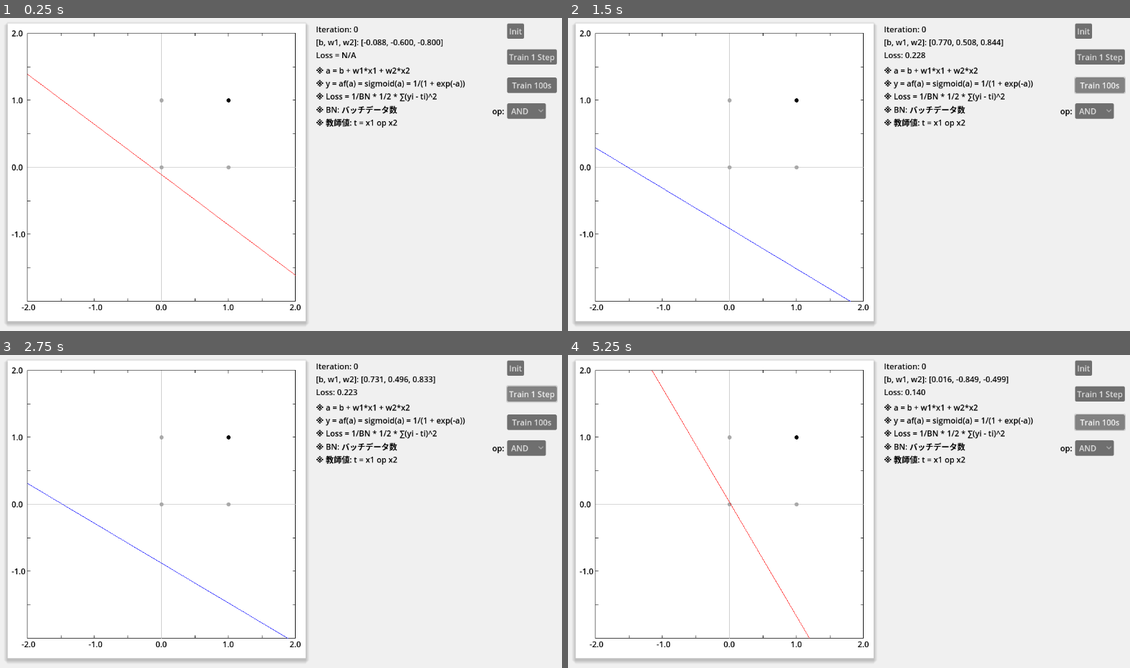
Above: before the commit, frames 1-4 (two rows, left to right).
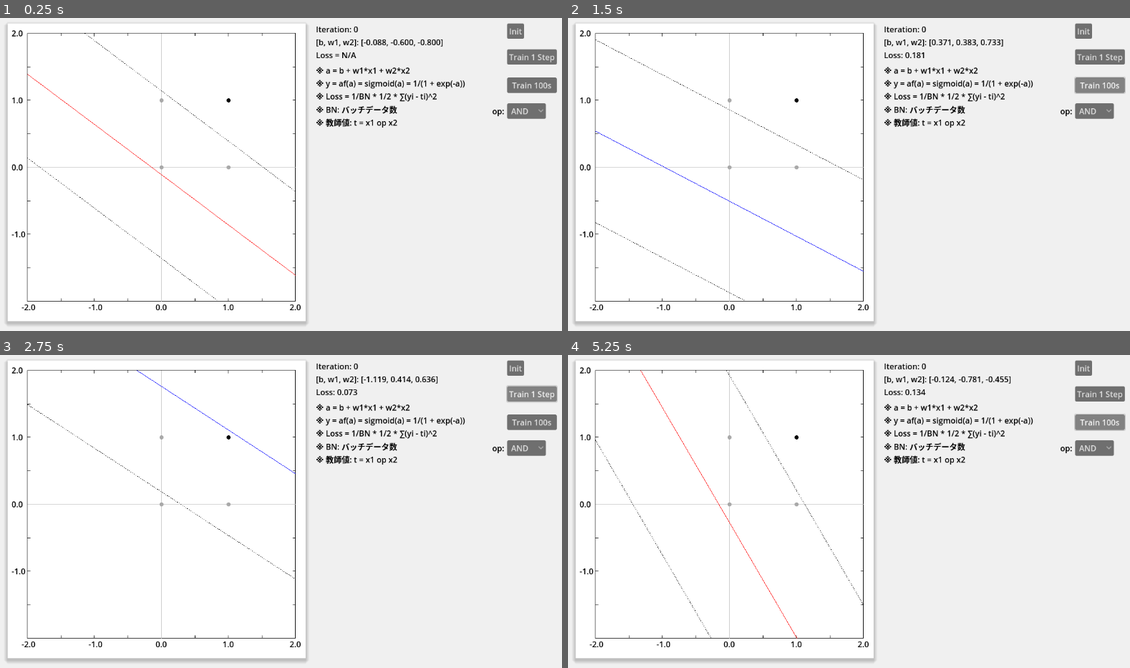
Above: after the commit, the same moments.

Repository: vivisuke/VisualFCL
Game: Godot game, scene res://fc1layer_scene.tscn
The game is run twice, just before and just after one commit, with the same random seed, the same clock (stepped at 60 frames per second) and the same inputs.
Inputs:
- Up to frame 1 (0.25 s): no input
- Up to frame 2 (1.5 s): click "Init" at 0.5 s; click "Train 100s" at 1.25 s
- Up to frame 3 (2.75 s): click "Train 1 Step" at 2 s
- Up to frame 4 (5.25 s): click "AND" at 2.75 s; click "Init" at 3.5 s; click "Train 1 Step" at 4.25 s; click "Train 100s" at 5 s

The runs differ from the first frame. In frame 1, 0.1% of the frame differs, in the area x 4-53%, y 4-91%; in frame 2, 0.6%; in frame 3, 0.5%; in frame 4, 0.7%, in the area x 4-79%, y 4-91%.

Commit message:
0025 ◎ C 06/14 06/15 0.001│ToDo│[Train 100s] ボタン設置 0026 ◎ C 06/14 06/15 0.001│ToDo│y = ±1 破線直線描画

Diff:
--- a/VisualFCL/fc1layer_scene.tscn
+++ b/VisualFCL/fc1layer_scene.tscn
@@ -127,5 +127,5 @@
 
 [connection signal="pressed" from="InitButton" to="." method="_on_init_button_pressed"]
 [connection signal="pressed" from="Train1Button" to="." method="_on_train_1_button_pressed"]
-[connection signal="pressed" from="Train100Button" to="." method="_on_train_1_button_pressed"]
+[connection signal="pressed" from="Train100Button" to="." method="_on_train_100_button_pressed"]
 [connection signal="item_selected" from="OperatorButton" to="." method="_on_operator_button_item_selected"]
--- a/VisualFCL/scripts/GraphRect.gd
+++ b/VisualFCL/scripts/GraphRect.gd
@@ -79,7 +79,7 @@
 func posToScreenPos(pos : Vector2) -> Vector2:
 	return Vector2(ORG_X + (pos.x/maxv) * (GRAPH_WD/2), ORG_Y - (pos.y/maxv) * (GRAPH_HT/2))
 # f(x, y) = b + w1*x + w2*y = 0 の直線描画
-func draw_div_line(p: Array):
+func draw_div_line(p: Array, dashed: bool):
 	var b  = p[0]
 	var w1 = p[1]
 	var w2 = p[2]
@@ -96,10 +96,13 @@
 	y = (w1*maxv - b) / w2	# x == -maxv との接線
 	if y > -maxv && y < maxv: lst.push_back(Vector2(-maxv, y))
 	if lst.size() == 2:
-		var col = Color.BLUE if w2 > 0 else Color.RED
+		var col = (Color.BLUE if w2 > 0 else Color.RED) if !dashed else Color.BLACK
 		var p1 = posToScreenPos(lst[0])
 		var p2 = posToScreenPos(lst[1])
-		draw_line(p1, p2, col)
+		if !dashed:
+			draw_line(p1, p2, col)
+		else:
+			draw_dashed_line(p1, p2, col)
 	pass
 func plot_boolean_sub(pos:Vector2):
 	var b = 0
@@ -164,5 +167,10 @@
 	#
 	plot_boolean()
 	#
-	draw_div_line(vec_weight)
+	draw_div_line(vec_weight, false)
+	var v = vec_weight.duplicate()
+	v[0] += 1.0
+	draw_div_line(v, true)
+	v[0] -= 2.0
+	draw_div_line(v, true)
 	pass
--- a/VisualFCL/scripts/fc1layer_scene.gd
+++ b/VisualFCL/scripts/fc1layer_scene.gd
@@ -9,7 +9,7 @@
 var ALPHA = 0.1			# 学習率
 var round = 0						# ラウンド数
 var ope = OP_AND
-var n_train
+var n_train = 0
 var n_batch
 var sumLoss
 var fcl
@@ -51,6 +51,7 @@
 	pass # Replace with function body.
 func init():
 	round = 0
+	n_train = 0
 	# 重みベクター初期化
 	if true:
 		vec_weight[0] = sin(randf_range(0.0, 2*PI))
@@ -66,6 +67,9 @@
 	$GraphRect.queue_redraw()
 # Called every frame. 'delta' is the elapsed time since the previous frame.
 func _process(delta):
+	if n_train > 0:
+		n_train -= 1
+		do_train()
 	pass
 func _on_init_button_pressed():
 	init()
@@ -109,6 +113,9 @@
 func _on_train_1_button_pressed():
 	do_train()
 	pass # Replace with function body.
+func _on_train_100_button_pressed():
+	n_train = 100
+	pass # Replace with function body.
 
 
 func _on_operator_button_item_selected(index):
Not shown, changed: VisualFCL.spr
